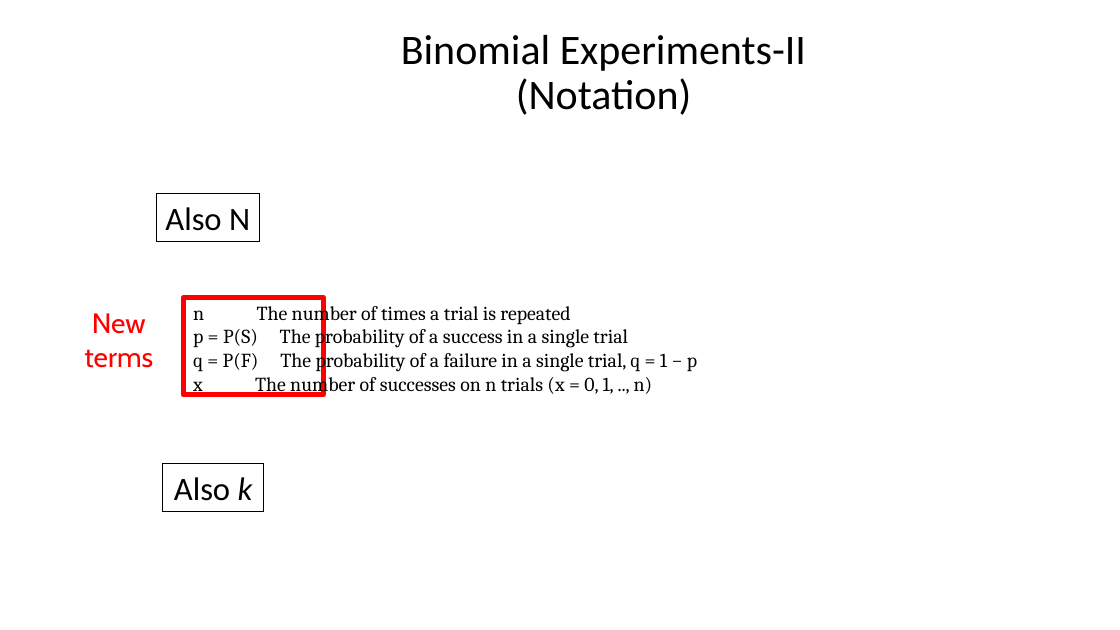
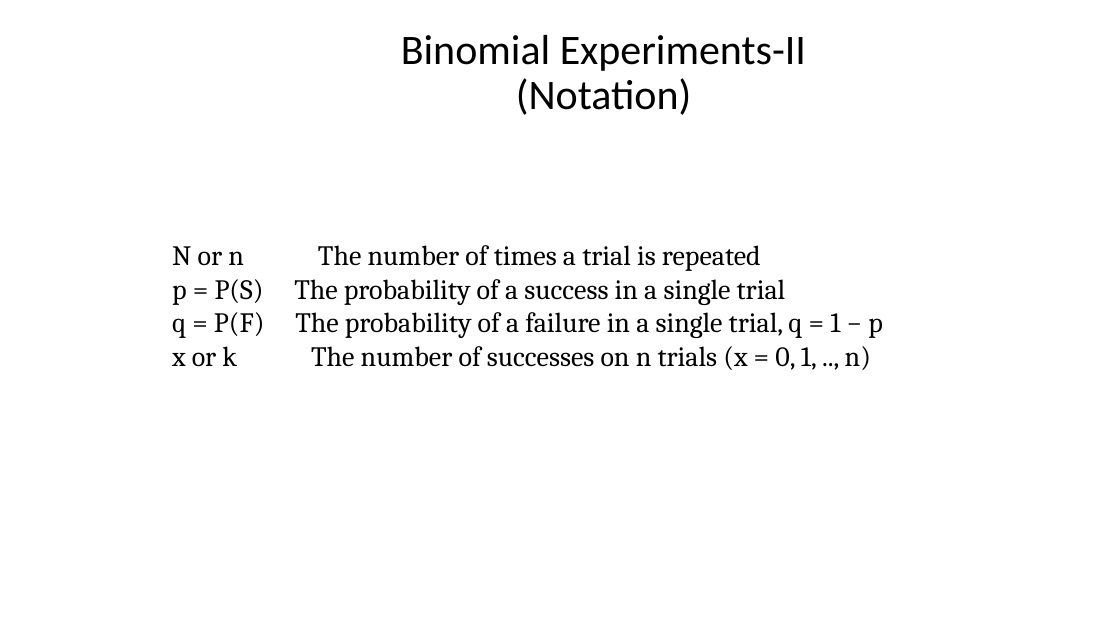
Before and after one commit to taaltree/FW536, a slide deck: slide 4 of Day1_Probability/FW536_Day1_Afternoon Distributions I_accessible.pptx. Drawn at 1120x630 pixels with LibreOffice and Linux fonts; fonts in the diff are those of the drawing. Boxes give left, top, right and bottom in pixels: in the first picture for what was removed or moved away, otherwise in the second. Text is boxed around its words. In the diff, an @@ line names an element or a change of style, - is before the commit and + after.

```diff
--- a/Day1_Probability/FW536_Day1_Afternoon Distributions I_accessible.pptx
+++ b/Day1_Probability/FW536_Day1_Afternoon Distributions I_accessible.pptx
@@ rectangle removed at <box>156,193,259,241</box> @@
-Also N
@@ text "N or n The number ...": place and size @@
-text "N or n The number ..." at <box>193,301,697,397</box>
+text "N or n The number ..." at <box>172,245,883,370</box>
@@ text at <box>172,245,761,271</box>: text changed; size 17 to 24 pt @@
-n The number of times a trial is repeated
+N or n The number of times a trial is repeated
@@ rectangle removed at <box>183,298,323,395</box> @@
@@ text at <box>294,279,883,338</box>: size 17 to 24 pt in "p = P(S) The probability of a ...", "q = P(F) The probability of a ..." @@
@@ text removed at <box>84,313,153,368</box> @@
-New
-terms
@@ text at <box>311,346,871,370</box>: text changed; size 17 to 24 pt @@
-x The number of successes on n trials (x = 0, 1, .., n)
+x or k The number of successes on n trials (x = 0, 1, .., n)
@@ rectangle removed at <box>163,464,264,512</box> @@
-Also k
```
Also in this commit, not shown: 23 other slides changed, 5 other files.
